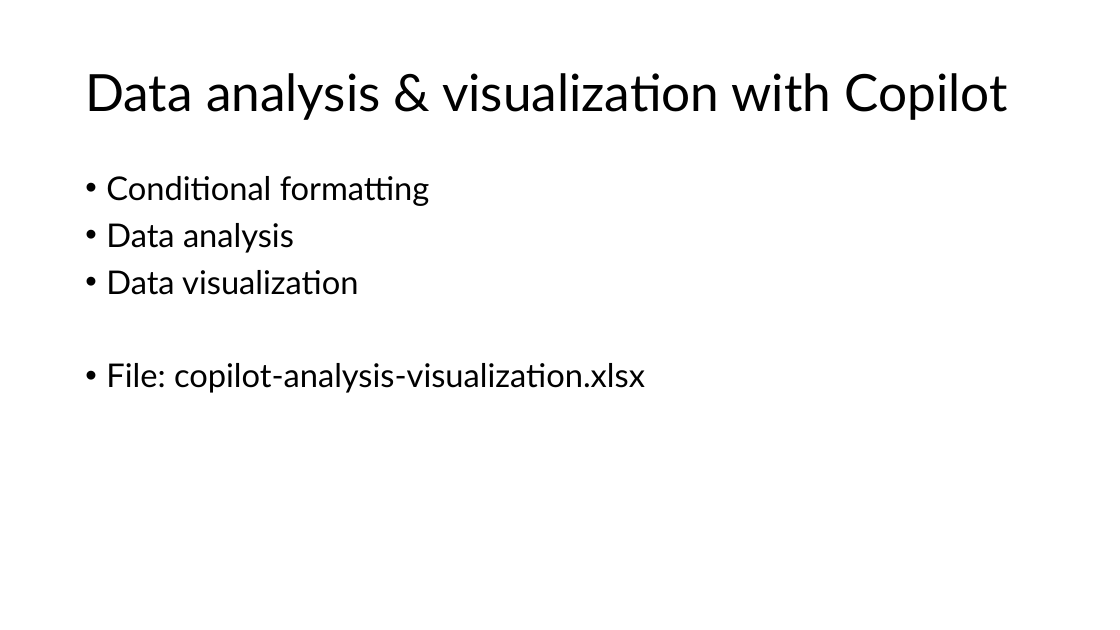
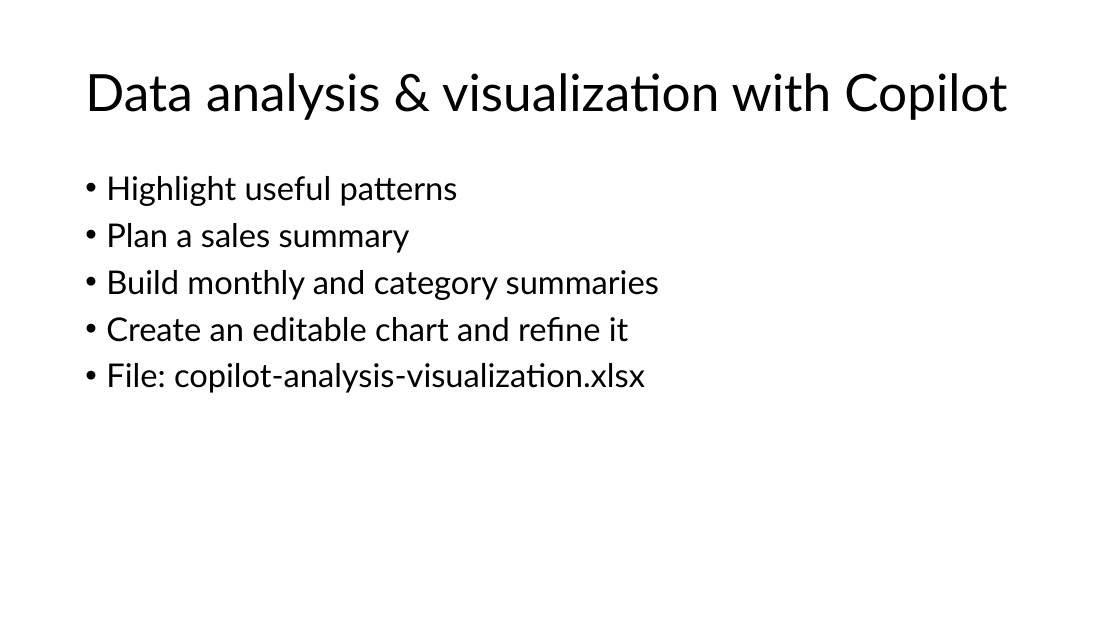
Before and after one commit to stringfestdata/complianceiq-intro-to-copilot-in-excel, a slide deck: slide 13 of complianceiq-intro-to-copilot-in-excel.pptx (slide 12 before the commit). Drawn at 1120x630 pixels with LibreOffice and Linux fonts; fonts in the diff are those of the drawing. Boxes give left, top, right and bottom in pixels: in the first picture for what was removed or moved away, otherwise in the second. Text is boxed around its words. In the diff, an @@ line names an element or a change of style, - is before the commit and + after.

```diff
--- a/complianceiq-intro-to-copilot-in-excel.pptx
+++ b/complianceiq-intro-to-copilot-in-excel.pptx
@@ text at (106,176,659,342): text changed @@
-• Conditional formatting
-• Data analysis
-• Data visualization
+• Highlight useful patterns
+• Plan a sales summary
+• Build monthly and category summaries
+• Create an editable chart and refine it
```
Also in this commit, not shown: 6 other slides changed, 5 slides added, 2 slides removed, 6 other files.
